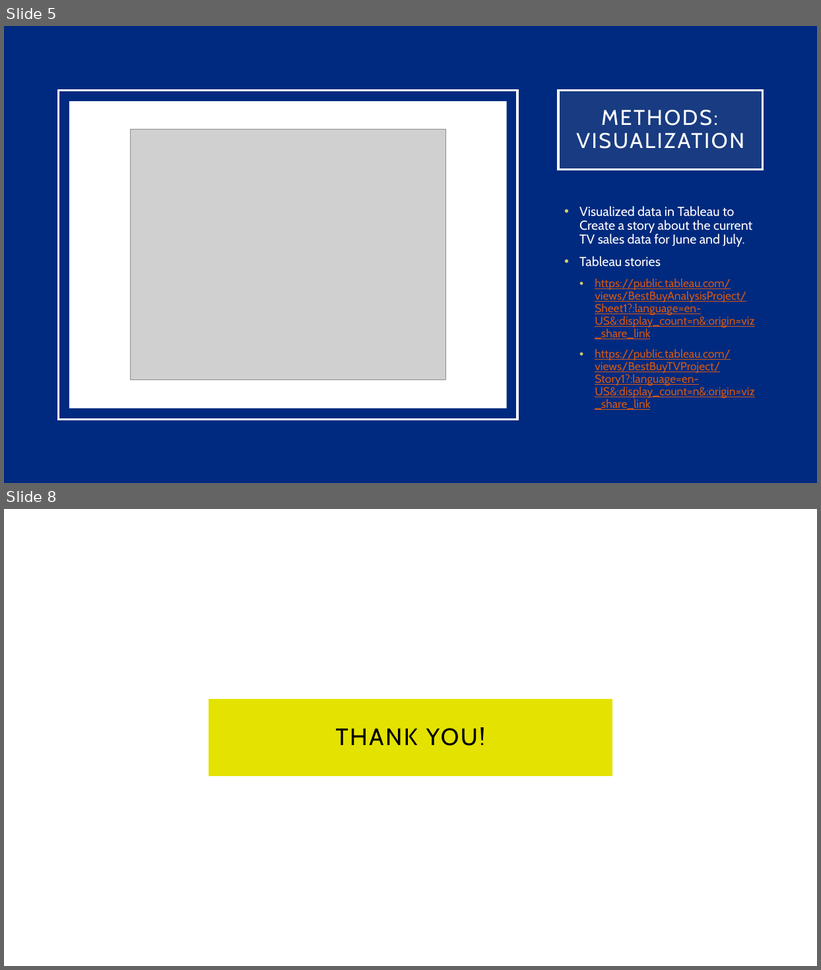
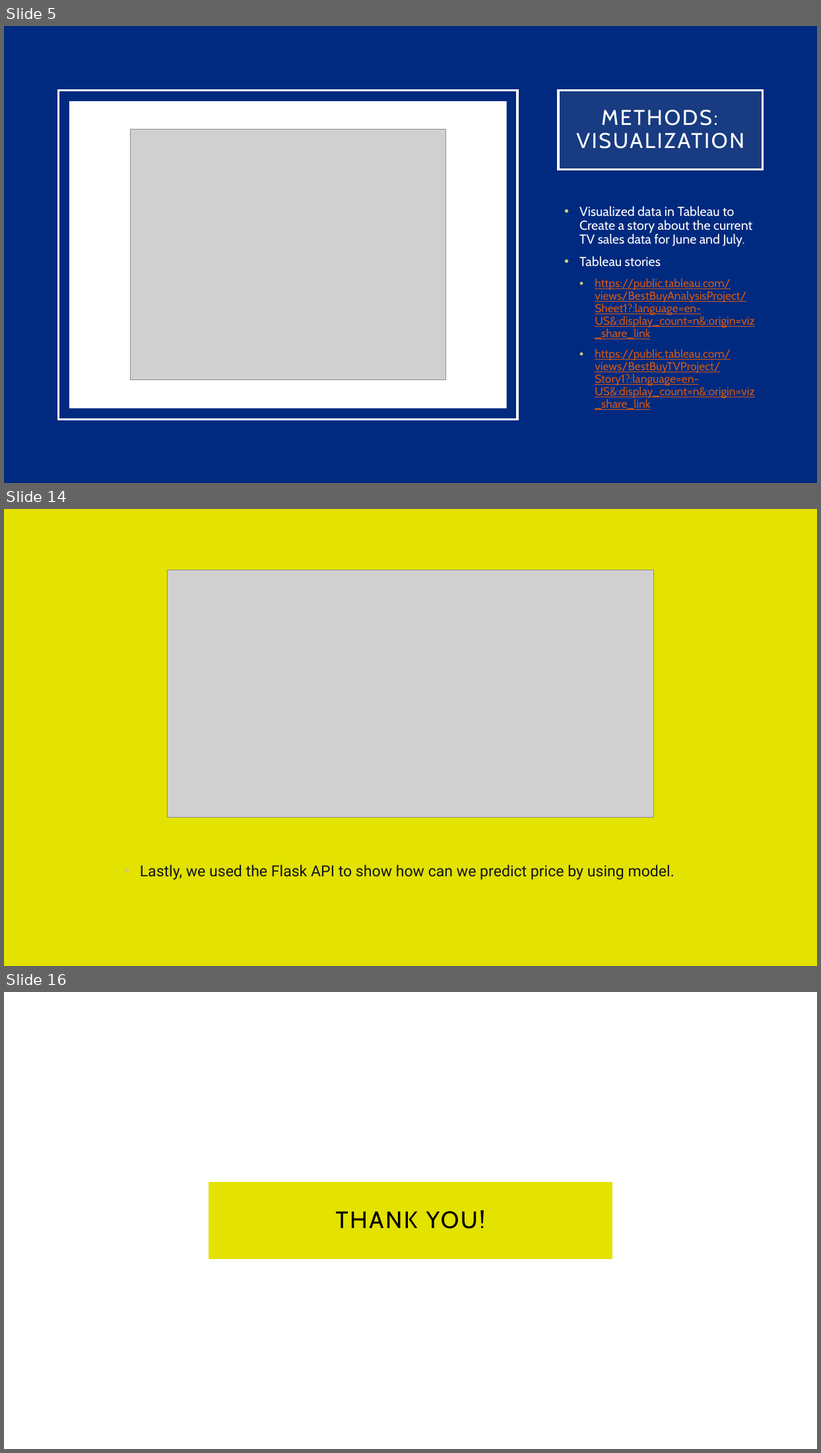
Before and after one commit to kdmorjam/Project_4_BestBuy, a slide deck: Final Project/BestBuy.pptx. Shown one above the other, each under a label of ours: slides 5 and 8 before the commit, slides 5, 14 and 16 after it; the slides between them are not shown. The pictures are 821x970 and 821x1453 pixels, drawn with LibreOffice and Linux fonts; fonts in the diff are those of the drawing; grey boxes stand for pictures. Boxes give left, top, right and bottom in pixels: in the first picture for what was removed or moved away, otherwise in the second. Text is boxed around its words. In the diff, an @@ line names an element or a change of style, - is before the commit and + after.

```diff
--- a/Final Project/BestBuy.pptx
+++ b/Final Project/BestBuy.pptx
@@ slide 14 added at (4,509,817,966), background #E3E200 @@
@@ picture added at (167,570,654,818) @@
@@ text added at (140,865,675,880), 18 pt, text #12151B @@
+• Lastly, we used the Flask API to show how can we predict price by using model.
@@ what was slide 8 is now slide 16 @@
```
Also in this commit, not shown: 2 slides changed, 7 other slides added, 2 other files.
